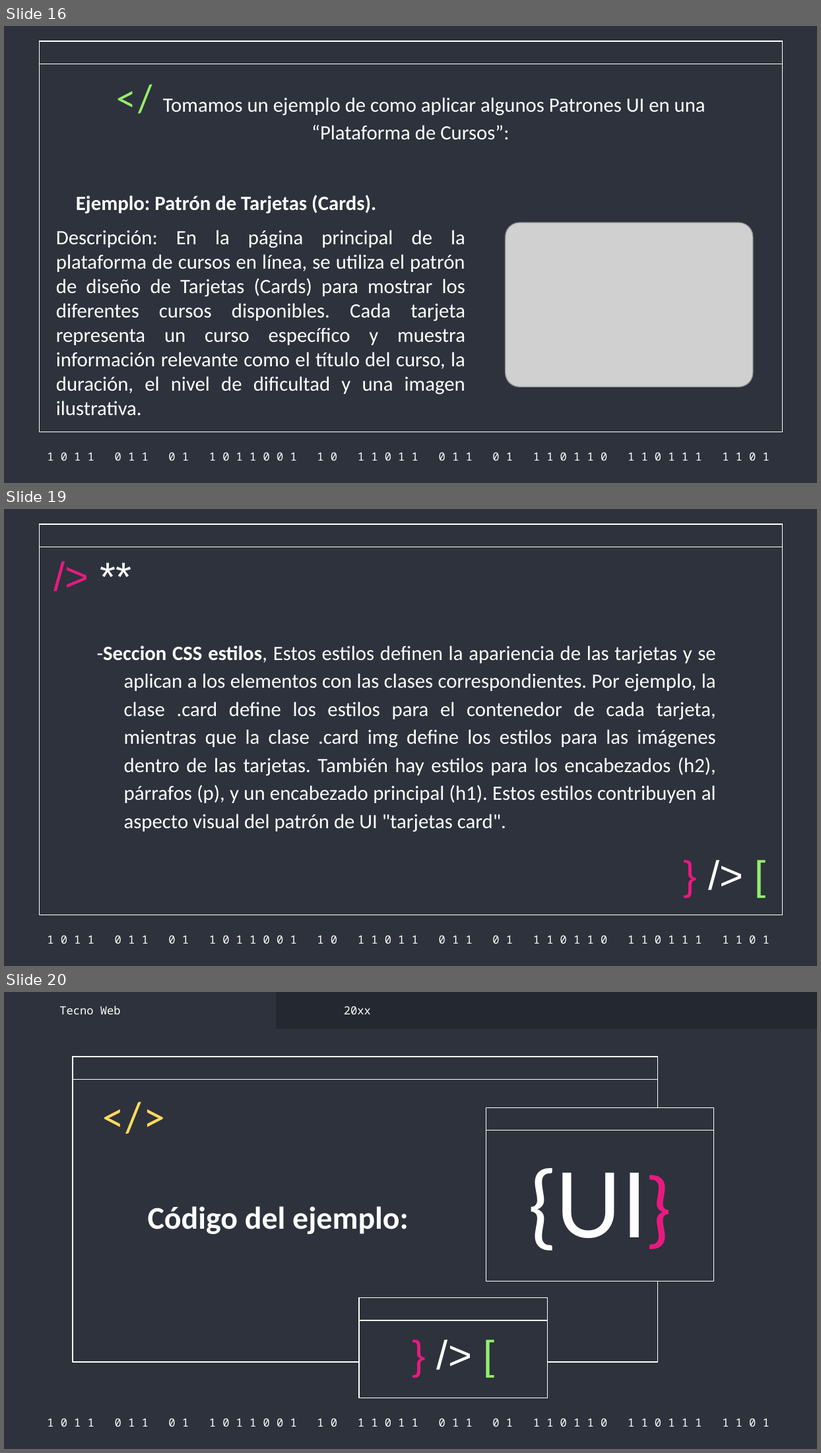
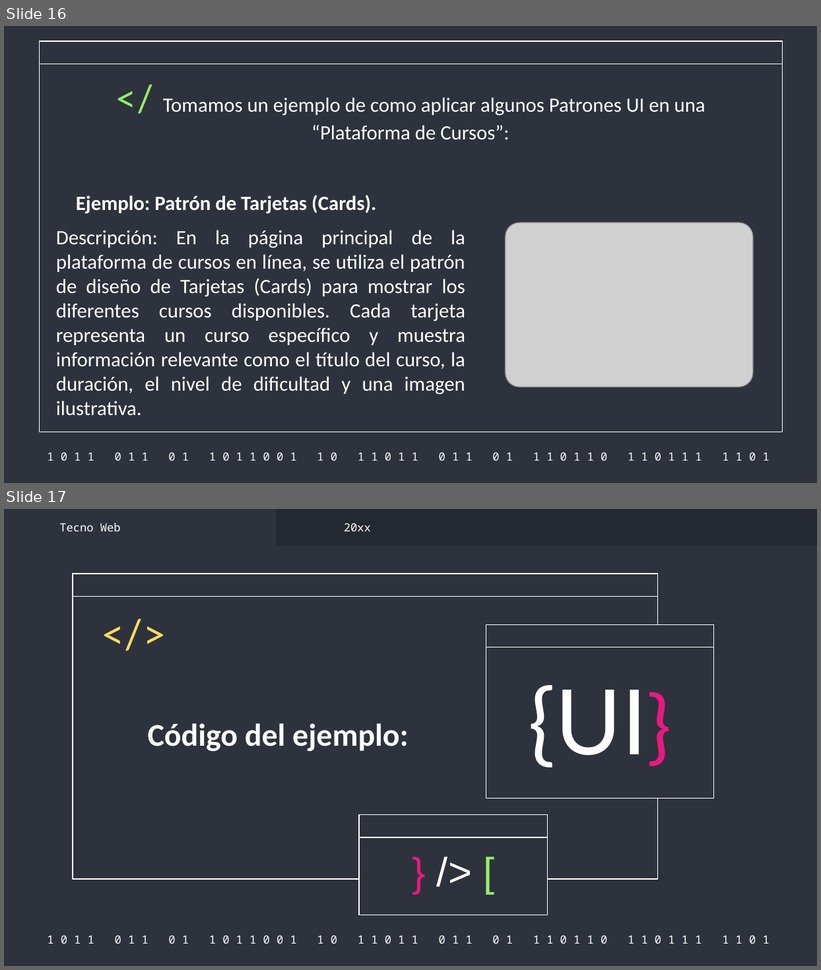
Before and after one commit to PANDITHAjr/WEB-TRANSPORTE-2022-2, a slide deck: DOCUMENTACION/tecnoweb.pptx. Shown one above the other, each under a label of ours: slides 16, 19 and 20 before the commit, slides 16 and 17 after it; the slides between them are not shown. The pictures are 821x1453 and 821x970 pixels, drawn with LibreOffice and Linux fonts; fonts in the diff are those of the drawing; grey boxes stand for pictures. Boxes give left, top, right and bottom in pixels: in the first picture for what was removed or moved away, otherwise in the second. Text is boxed around its words. In the diff, an @@ line names an element or a change of style, - is before the commit and + after.

```diff
--- a/DOCUMENTACION/tecnoweb.pptx
+++ b/DOCUMENTACION/tecnoweb.pptx
@@ slide 19 removed at [4,509,817,966], background #2D323C; not listed: 3 template elements that a slide beside it also shows @@
@@ text removed at [39,548,147,605] @@
-/> **
@@ subtitle removed at [97,646,716,832] @@
--Seccion CSS estilos, Estos estilos definen la apariencia de las tarjetas y se aplican a los elementos con las clases correspondientes. Por ejemplo, la clase .card define los estilos para el contenedor de cada tarjeta, mientras que la clase .card img define los estilos para las imágenes dentro de las tarjetas. También hay estilos para los encabezados (h2), párrafos (p), y un encabezado principal (h1). Estos estilos contribuyen al aspecto visual del patrón de UI "tarjetas card".
@@ text removed at [671,848,779,904] @@
-} /> [
@@ what was slide 20 is now slide 17 @@
```
Also in this commit, not shown: 2 other slides removed.
